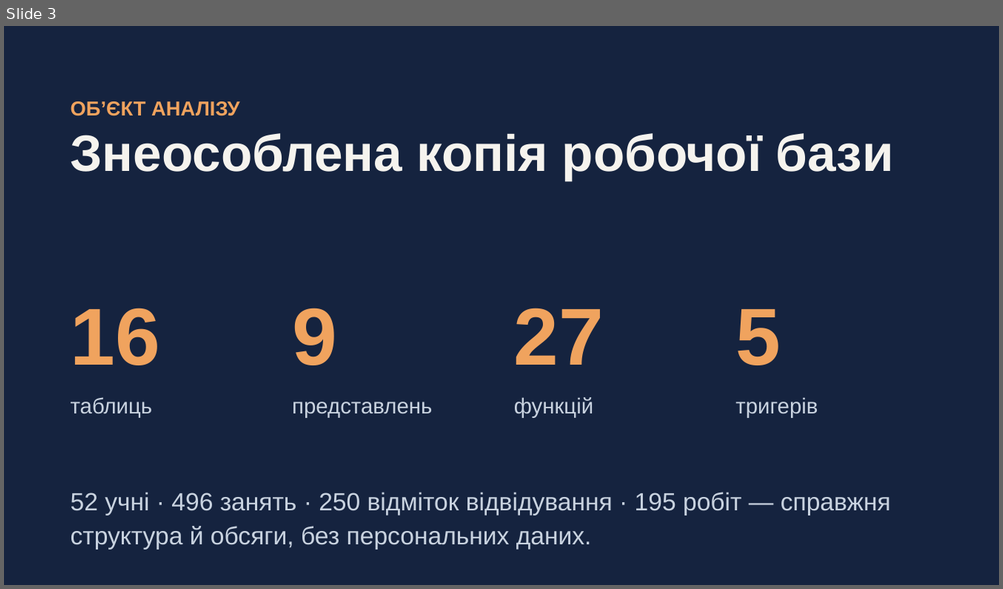
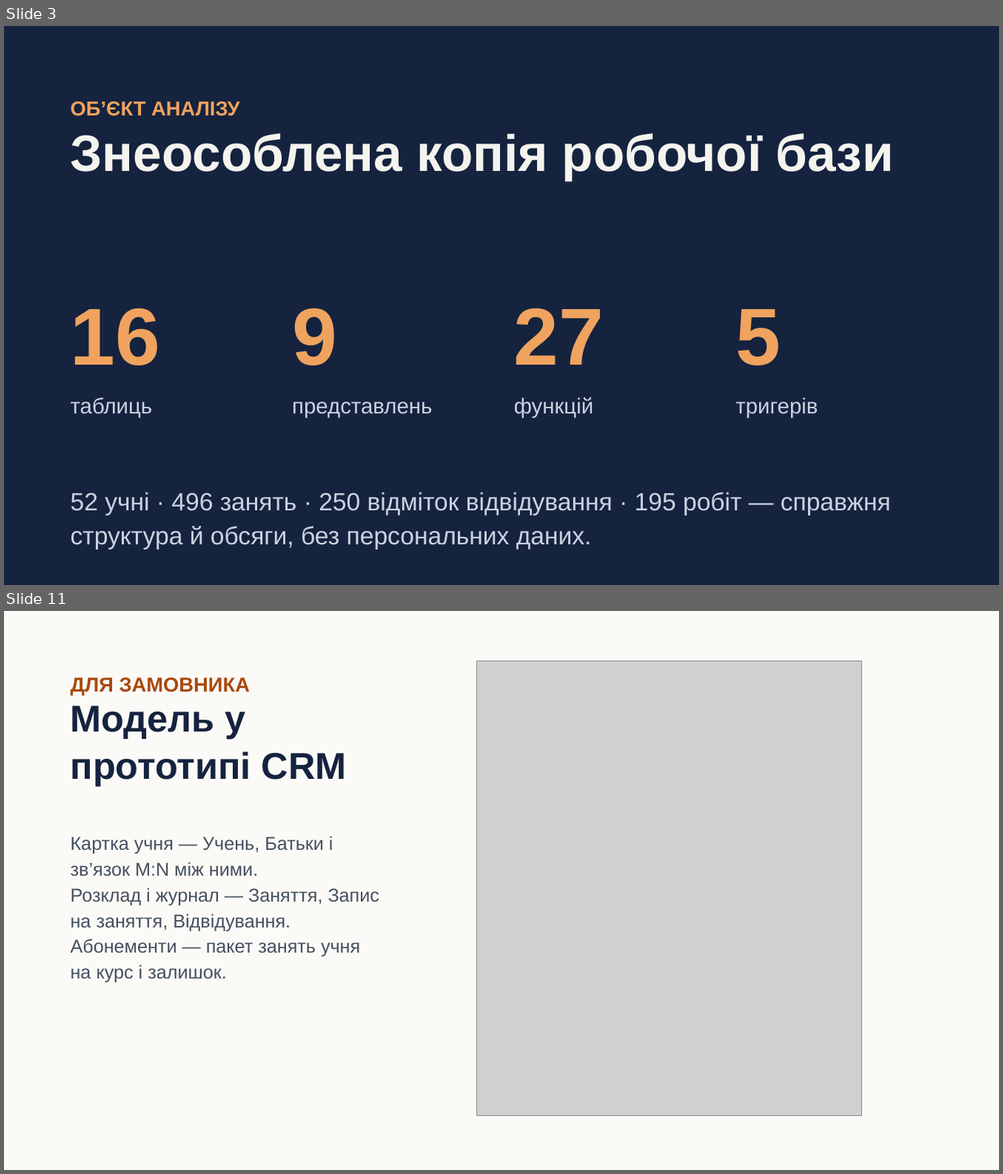
Before and after one commit to ut2ucn-dev/ut2ucn-dev.github.io, a slide deck: docs/db-labs/Презентація_ЛР1.pptx. Shown one above the other, each under a label of ours: slide 3 before the commit, slides 3 and 11 after it; the slides between them are not shown. The pictures are 1003x589 and 1003x1174 pixels, drawn with LibreOffice and Linux fonts; fonts in the diff are those of the drawing; grey boxes stand for pictures. Boxes give left, top, right and bottom in pixels: in the first picture for what was removed or moved away, otherwise in the second. Text is boxed around its words. In the diff, an @@ line names an element or a change of style, - is before the commit and + after.

```diff
--- a/docs/db-labs/Презентація_ЛР1.pptx
+++ b/docs/db-labs/Презентація_ЛР1.pptx
@@ slide 11 added at [4,611,999,1170], background #FBFAF7 @@
@@ picture added at [476,661,861,1116] @@
@@ text added at [71,678,250,695], 19.5 pt, text #A8490C, bold @@
+ДЛЯ ЗАМОВНИКА
@@ text added at [71,706,347,786], 36 pt, text #15233F, bold @@
+Модель у прототипі CRM
@@ text added at [71,836,380,983], 18 pt, text #45505F @@
+Картка учня — Учень, Батьки і зв’язок M:N між ними.
+Розклад і журнал — Заняття, Запис на заняття, Відвідування.
+Абонементи — пакет занять учня на курс і залишок.
```
Also in this commit, not shown: 8 slides changed, 1 other slide added, 2 slides removed, 5 other files.
